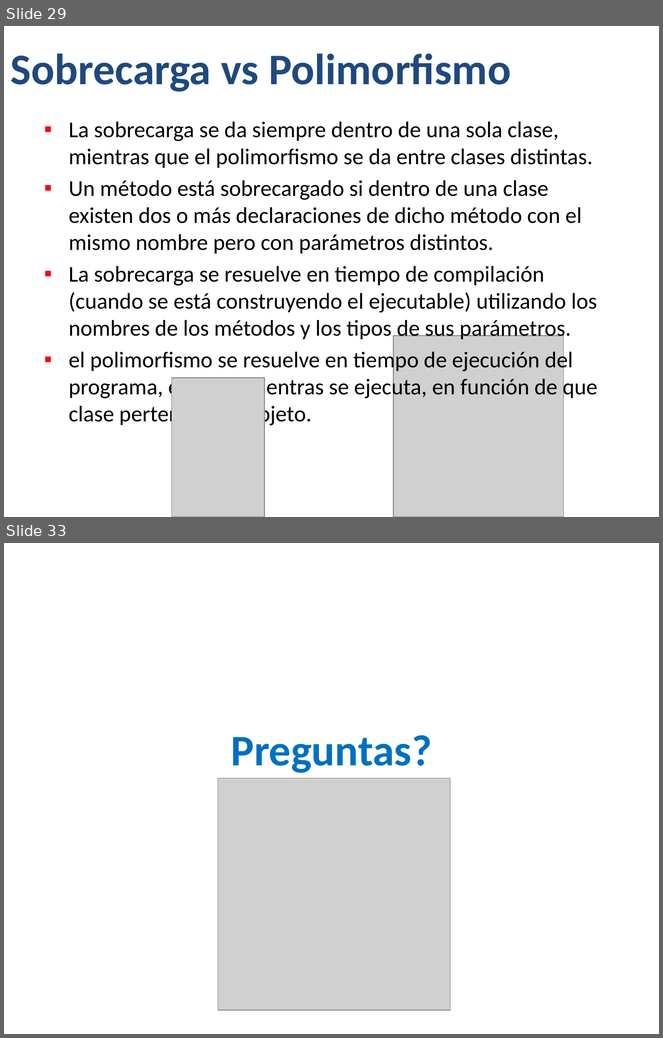
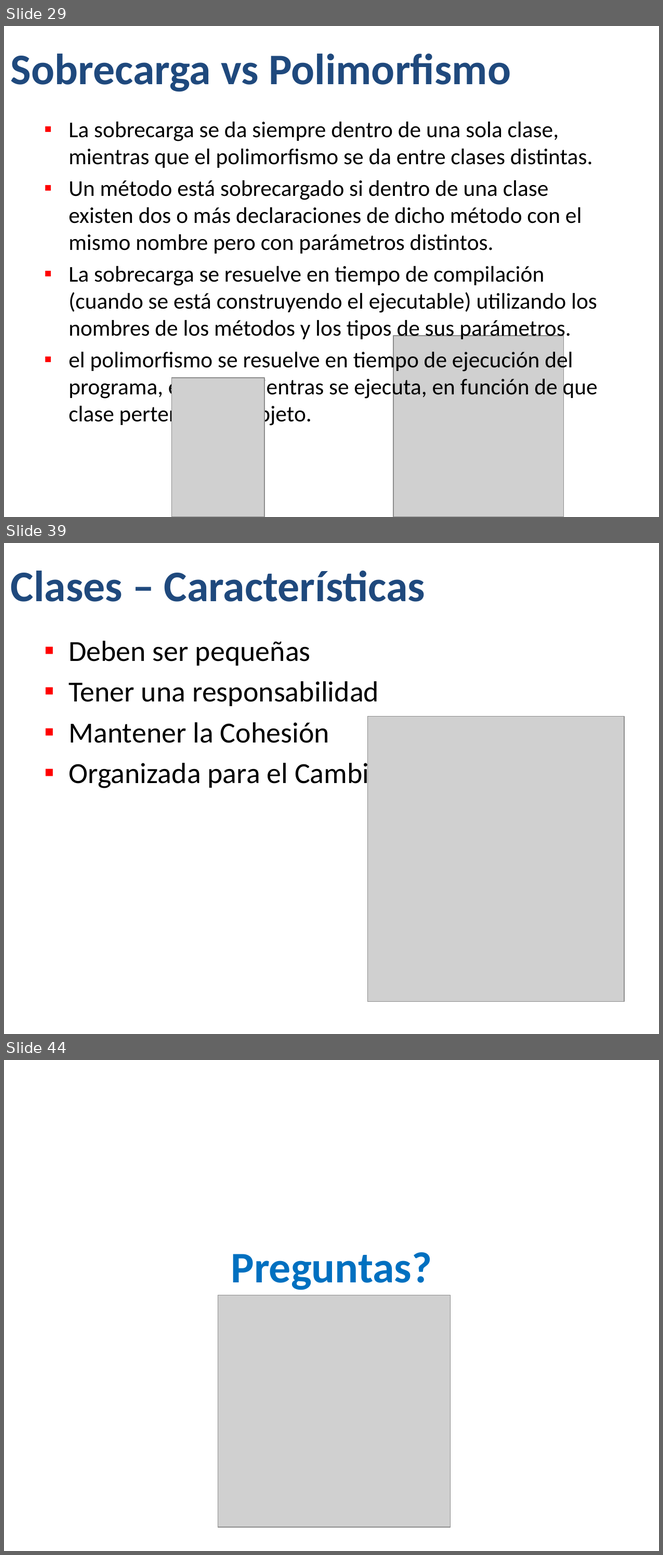
Before and after one commit to Jucer74/BackDevelopment, a slide deck: Classes/BackDev-03-Programación Orientada a Objetos.pptx. Shown one above the other, each under a label of ours: slides 29 and 33 before the commit, slides 29, 39 and 44 after it; the slides between them are not shown. The pictures are 663x1038 and 663x1555 pixels, drawn with LibreOffice and Linux fonts; fonts in the diff are those of the drawing; grey boxes stand for pictures; background and template pictures are left out. Boxes give left, top, right and bottom in pixels: in the first picture for what was removed or moved away, otherwise in the second. Text is boxed around its words. In the diff, an @@ line names an element or a change of style, - is before the commit and + after.

```diff
--- a/Classes/BackDev-03-Programación Orientada a Objetos.pptx
+++ b/Classes/BackDev-03-Programación Orientada a Objetos.pptx
@@ slide 39 added at (x1=4, y1=543, x2=659, y2=1034), background #FFFFFF @@
@@ title added at (x1=11, y1=571, x2=425, y2=602), 48 pt, text #1F497D, bold @@
+Clases – Características
@@ text added at (x1=68, y1=641, x2=385, y2=790), 32 pt, text #000000 @@
+▪ Deben ser pequeñas
+▪ Tener una responsabilidad
+▪ Mantener la Cohesión
+▪ Organizada para el Cambio
@@ picture added at (x1=367, y1=717, x2=624, y2=1002) @@
@@ what was slide 33 is now slide 44 @@
```
Also in this commit, not shown: 5 slides changed, 10 other slides added, 1 other file.
